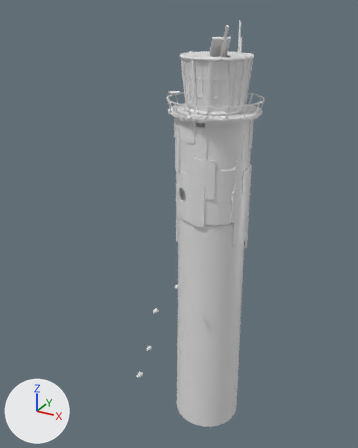
The FBX model Assets/Art/Meshes/Lighthouse/TowerBlockout.fbx as it was, and as the next commit left it.
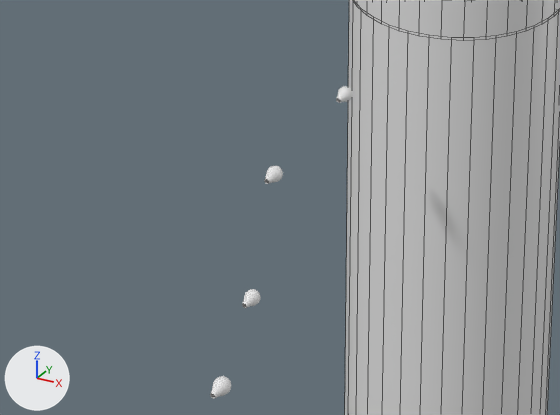
Each version appears first whole from a 50 mm lens placed at (57.7, -125.3, 69.2), pointed at (-3.7, -13.8, 13.4), and next in a close-up on the part from 20% to 67% of the width and 58% to 86% of the height. Lighting does not change. The marker at lower left points along +X, +Y and +Z. The close-ups show mesh edges as thin lines. Where no turn or scale is listed for an object, it has been applied to the vertices.
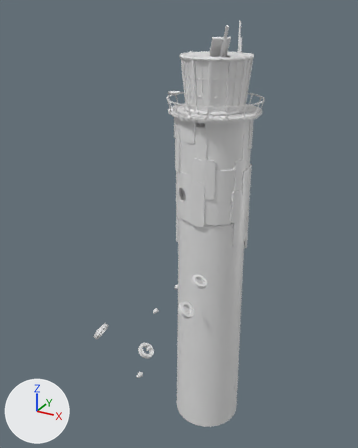
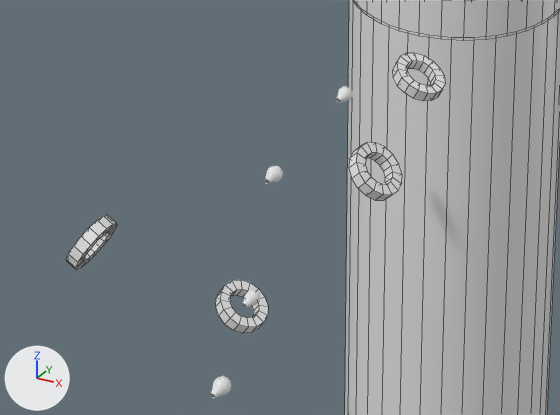
Where the newer file only moved an object's origin or applied its transform, the numbers keep the older frame.

Location of each change, (x1, y1, x2, y2) in pixels of the close-ups (560 x 415 px):
'Cylinder.017', added
    after: (349, 142, 402, 200)
'Cylinder.016', added
    after: (392, 53, 446, 101)
'Cylinder.018', added
    after: (216, 280, 268, 333)
'Cylinder.019', added
    after: (66, 215, 117, 270)

What changed in the scene script:
```text
Add me_cylinder_012:
    me_cylinder_012.from_pydata(...)  # 64 vertices, 64 faces; spans x -2.24..2.24, y -0.49..0.49, z -2.24..2.24
Add ob_cylinder_016:
    ob_cylinder_016 = bpy.data.objects.new('Cylinder.016', me_cylinder_012)
    ob_cylinder_016.parent = ob_panel_x7_001
    ob_cylinder_016.location = (10.87, -7.585, 23.42)
    ob_cylinder_016.rotation_euler = (2.966, 0.337, -0.492)  # degrees (170, 19, -28)
Add ob_cylinder_018:
    ob_cylinder_018 = bpy.data.objects.new('Cylinder.018', me_cylinder_012)
    ob_cylinder_018.parent = ob_panel_x5_005
    ob_cylinder_018.location = (-12.22, -39.24, -18.52)
    ob_cylinder_018.rotation_euler = (0.342, 0.468, 0.668)  # degrees (20, 27, 38)
Add ob_cylinder_019:
    ob_cylinder_019 = bpy.data.objects.new('Cylinder.019', me_cylinder_012)
    ob_cylinder_019.parent = ob_panel_x5_008
    ob_cylinder_019.location = (-43.33, -37.7, 23.49)
    ob_cylinder_019.rotation_euler = (2.139, -0.443, 1.304)  # degrees (123, -25, 75)
Add ob_cylinder_017:
    ob_cylinder_017 = bpy.data.objects.new('Cylinder.017', me_cylinder_012)
    ob_cylinder_017.parent = ob_panel_x5_003
    ob_cylinder_017.location = (25.19, -22.52, 26.56)
    ob_cylinder_017.rotation_euler = (2.58, 0.526, -0.897)  # degrees (148, 30, -51)
```
